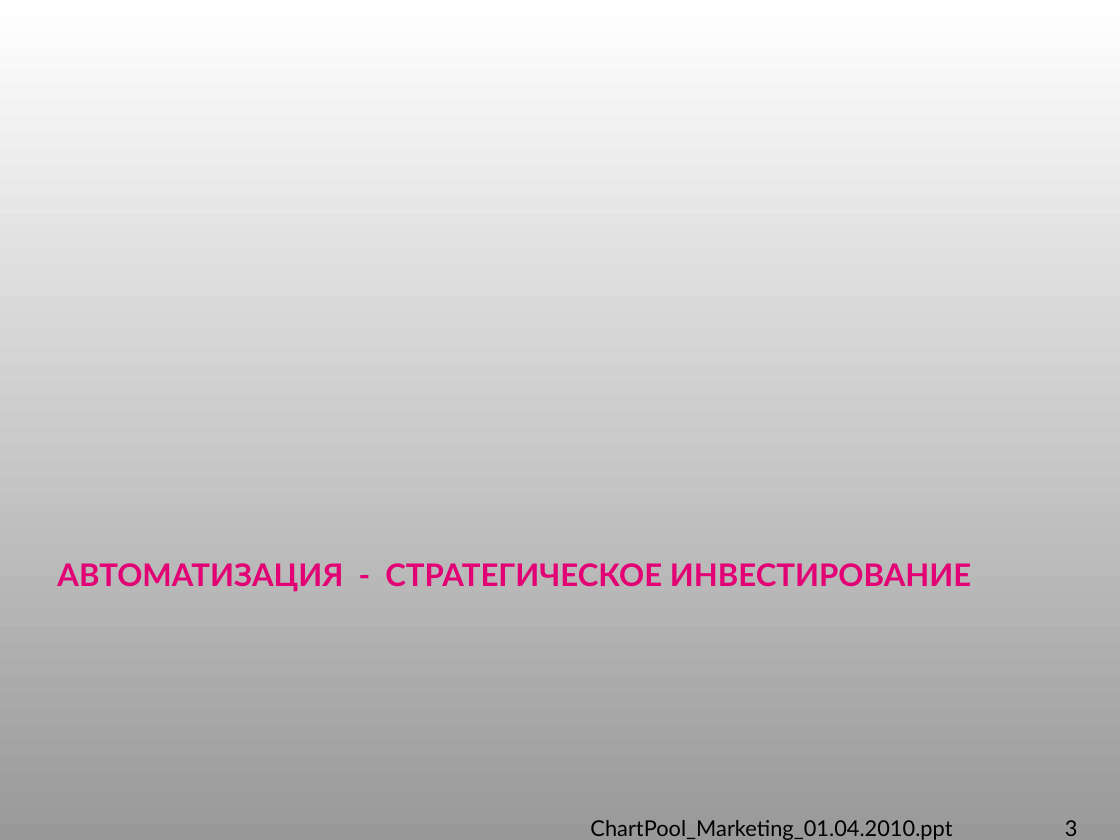
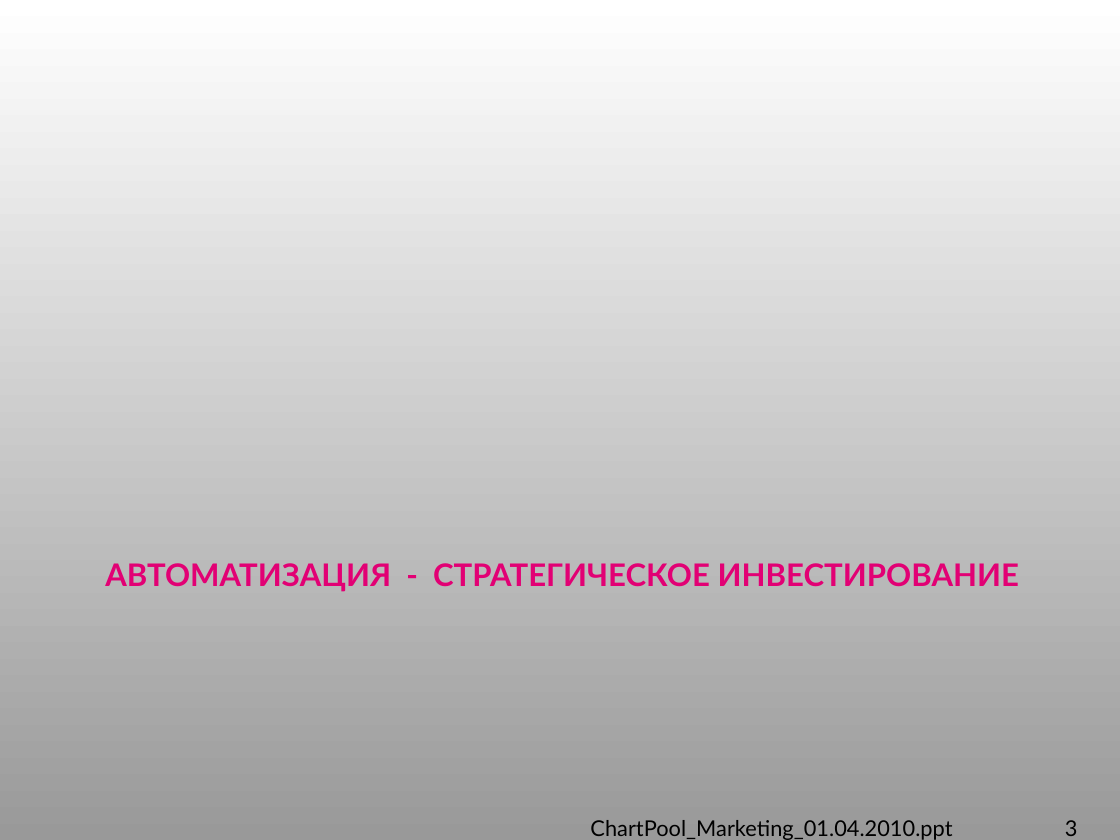
Before and after one commit to IvanCS/JMeterAvtoTestingDemo, a slide deck: slide 3 of documents/presentation.ppt. Drawn at 1120x840 pixels with LibreOffice and Linux fonts; fonts in the diff are those of the drawing; background and template pictures are left out. Boxes give left, top, right and bottom in pixels: in the first picture for what was removed or moved away, otherwise in the second. Text is boxed around its words. In the diff, an @@ line names an element or a change of style, - is before the commit and + after.

```diff
--- a/documents/presentation.ppt
+++ b/documents/presentation.ppt
@@ title "АВТОМАТИЗАЦИЯ - СТРАТЕГИЧЕСКОЕ ИНВЕСТИРОВАНИЕ": place and size @@
-title "АВТОМАТИЗАЦИЯ - СТРАТЕГИЧЕСКОЕ ИНВЕСТИРОВАНИЕ" at <box>57,563,971,592</box>
+title "АВТОМАТИЗАЦИЯ - СТРАТЕГИЧЕСКОЕ ИНВЕСТИРОВАНИЕ" at <box>105,563,1019,592</box>
@@ title "АВТОМАТИЗАЦИЯ - СТРАТЕГИЧЕСКОЕ ИНВЕСТИРОВАНИЕ" at <box>105,563,1019,592</box>: alignment left to centre @@
```
Also in this commit, not shown: 20 other slides changed, 1 slide added, 5 slides removed, 10 other files.
